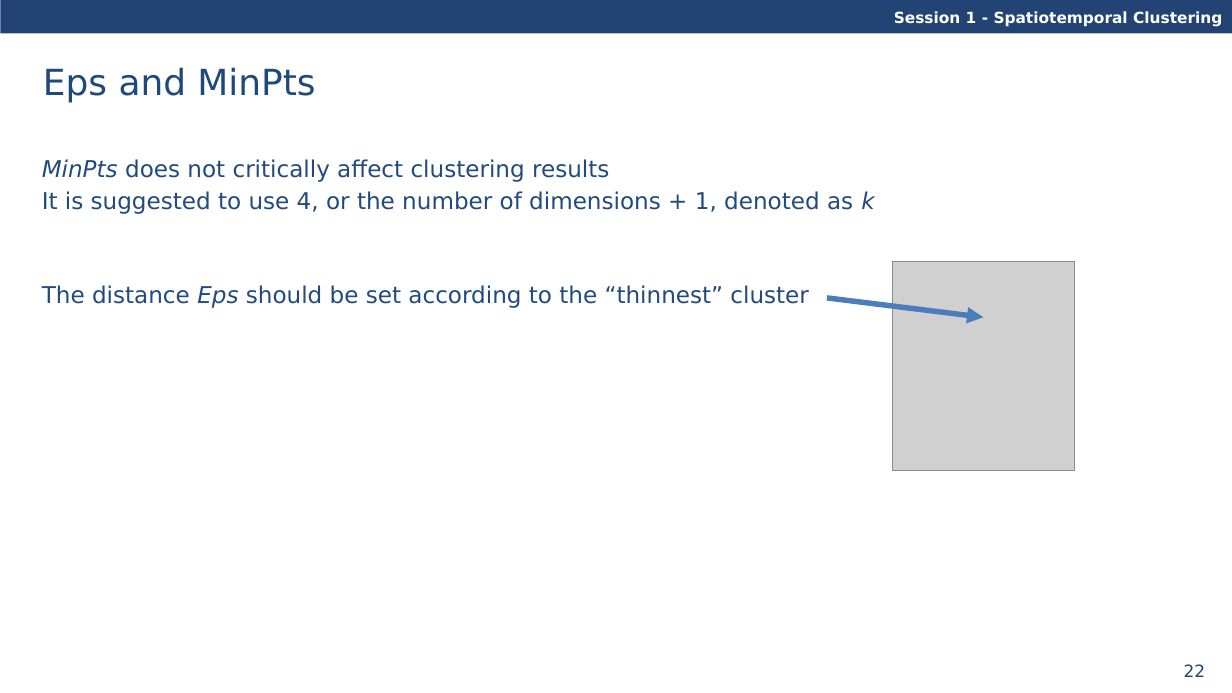
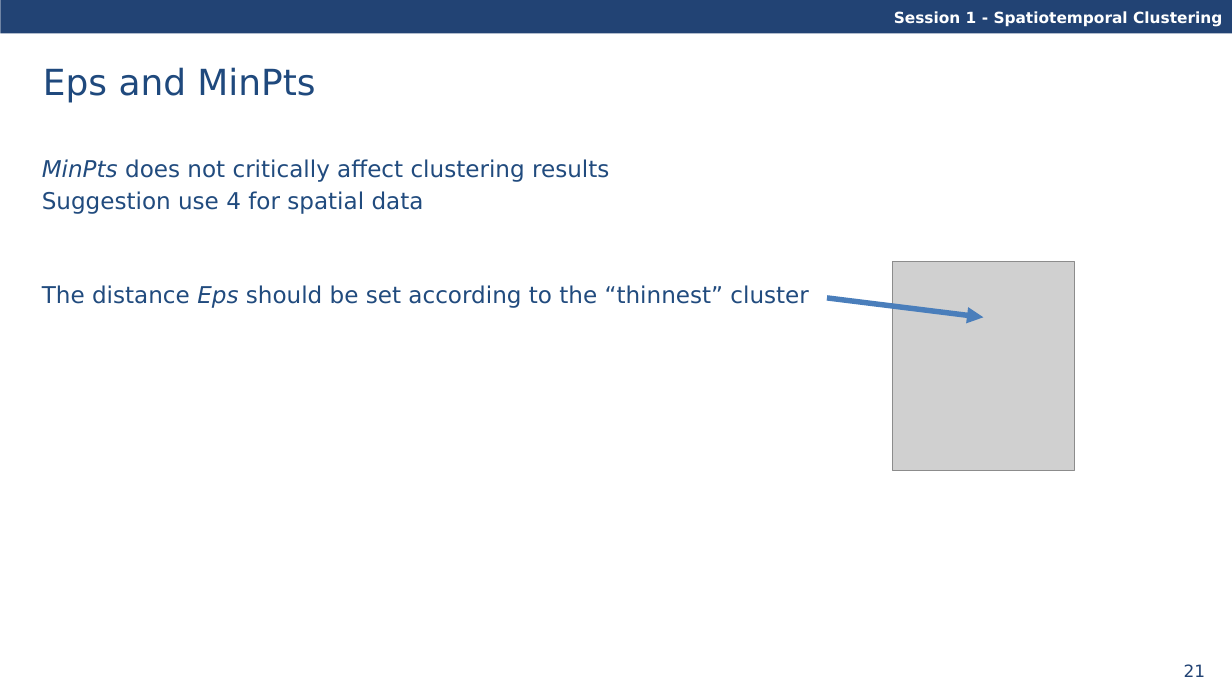
Before and after one commit to davidfrantz/covid19, a slide deck: slide 21 of material/spatio-temporal-clustering.pptx (slide 22 before the commit). Drawn at 1232x693 pixels with LibreOffice and Linux fonts; fonts in the diff are those of the drawing; grey boxes stand for pictures. Boxes give left, top, right and bottom in pixels: in the first picture for what was removed or moved away, otherwise in the second. Text is boxed around its words. In the diff, an @@ line names an element or a change of style, - is before the commit and + after.

```diff
--- a/material/spatio-temporal-clustering.pptx
+++ b/material/spatio-temporal-clustering.pptx
@@ text at <box>42,191,424,214</box>: text changed @@
-It is suggested to use 4, or the number of dimensions + 1, denoted as k
+Suggestion use 4 for spatial data
@@ page number at <box>1184,664,1206,677</box>: text changed @@
-22
+21
```
Also in this commit, not shown: 23 other slides changed, 5 slides added, 4 slides removed, 1 other file.
